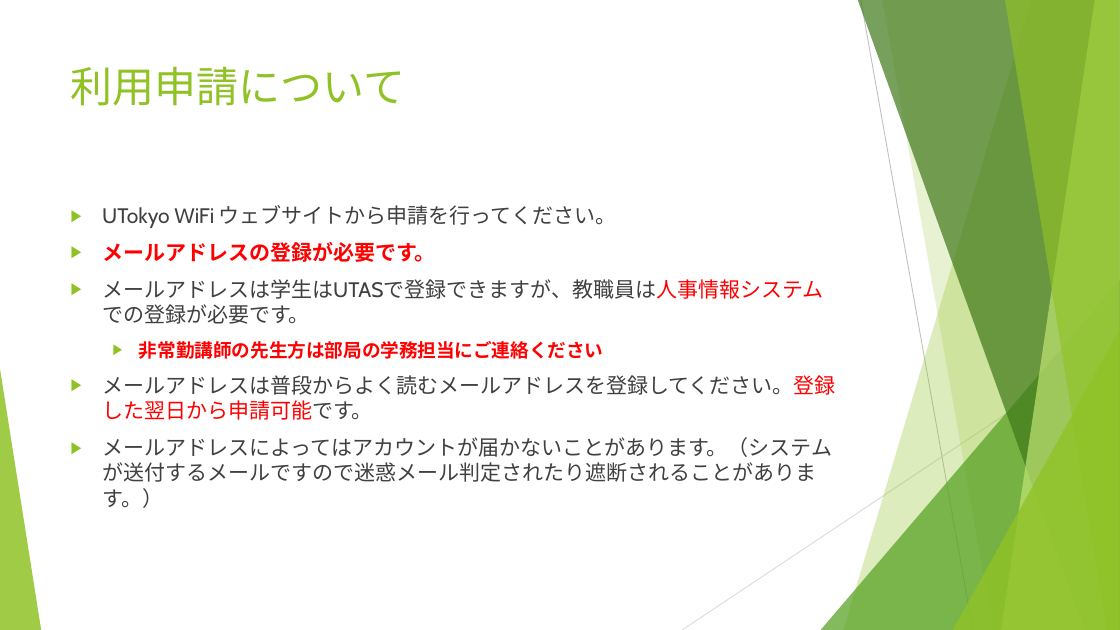
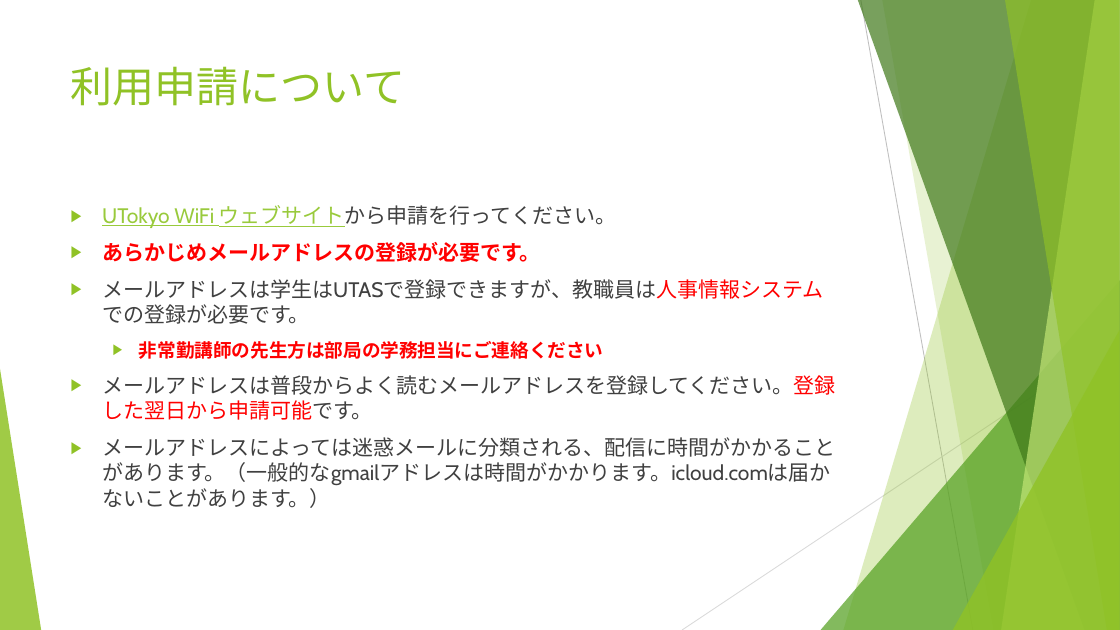
Before and after one commit to utelecon/utelecon.github.io, a slide deck: slide 8 of events/2021-09-15/slides/03-vpn-wifi.pptx (slide 9 before the commit). Drawn at 1120x630 pixels with LibreOffice and Linux fonts; fonts in the diff are those of the drawing. Boxes give left, top, right and bottom in pixels: in the first picture for what was removed or moved away, otherwise in the second. Text is boxed around its words. In the diff, an @@ line names an element or a change of style, - is before the commit and + after.

```diff
--- a/events/2021-09-15/slides/03-vpn-wifi.pptx
+++ b/events/2021-09-15/slides/03-vpn-wifi.pptx
@@ text at <box>102,205,616,228</box>: text colour #404040 to #99CA3C, underline on in "UTokyo WiFi ウェブサイトから申請を行ってください。" @@
@@ text at <box>102,242,541,262</box>: text changed @@
-▶ メールアドレスの登録が必要です。
+▶ あらかじめメールアドレスの登録が必要です。
@@ text at <box>102,437,835,508</box>: text changed @@
-▶ メールアドレスによってはアカウントが届かないことがあります。（システムが送付するメールですので迷惑メール判定されたり遮断されることがあります。）
+▶ メールアドレスによっては迷惑メールに分類される、配信に時間がかかることがあります。（一般的なgmailアドレスは時間がかかります。icloud.comは届かないことがあります。）
```
Also in this commit, not shown: 9 other slides changed, 1 other file.
